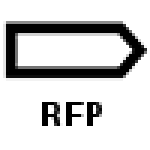
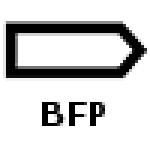
Before/after of a 150 x 150 layered artwork. What changed in the layer stack:
renamed "RFP" to "BFP", painted on it over [48, 102, 105, 126]
